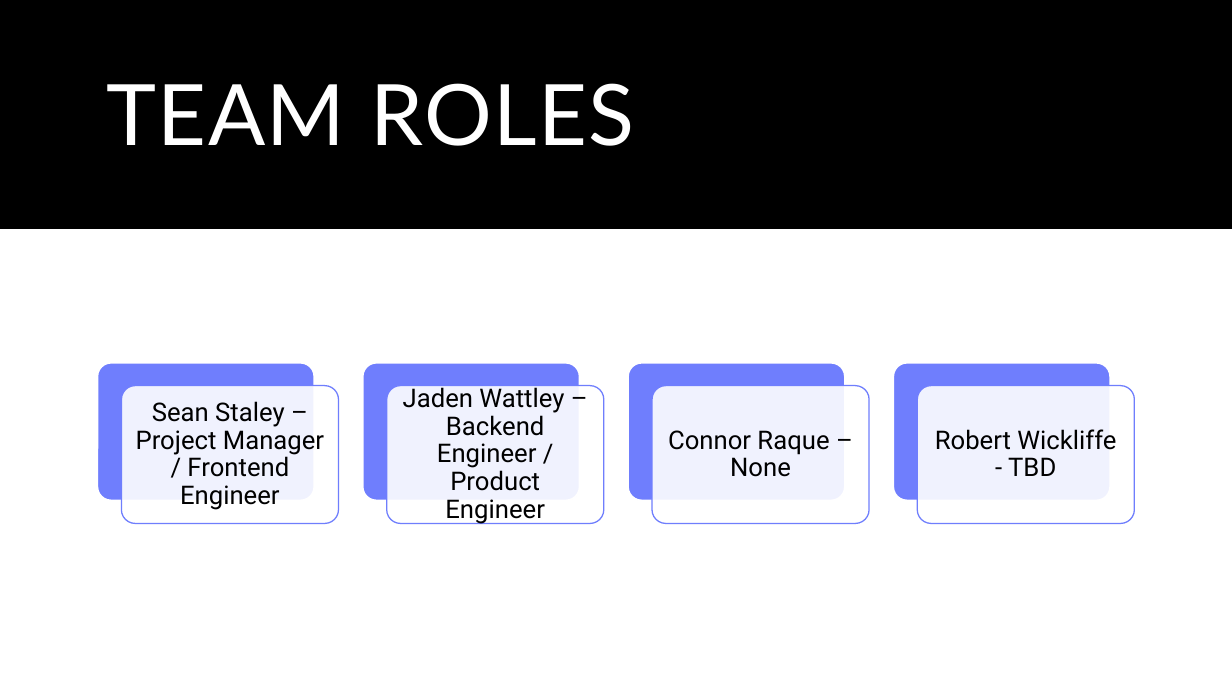
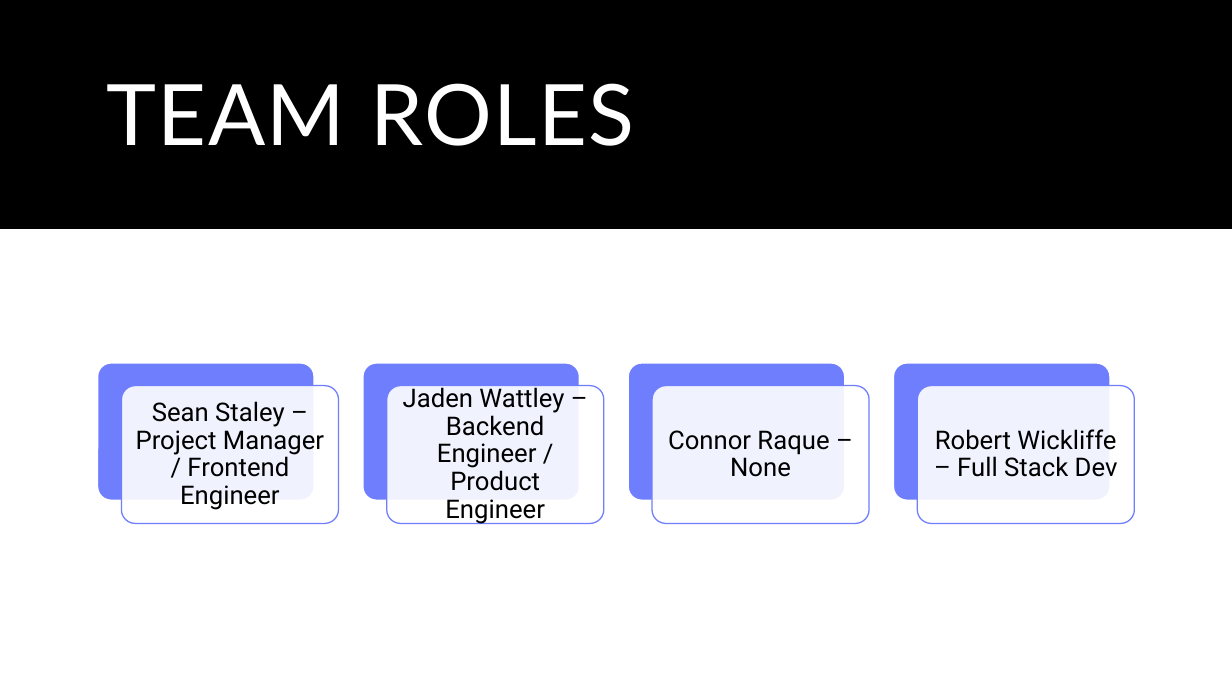
Before and after one commit to SeanStaley21/CSE-350-Team23, a slide deck: slide 11 of homeworks/Homework 1/Homework 1.pptx. Drawn at 1232x693 pixels with LibreOffice and Linux fonts; fonts in the diff are those of the drawing. Boxes give left, top, right and bottom in pixels: in the first picture for what was removed or moved away, otherwise in the second. Text is boxed around its words. In the diff, an @@ line names an element or a change of style, - is before the commit and + after.

Commit message:
Updated robs position in the pres

```diff
--- a/homeworks/Homework 1/Homework 1.pptx
+++ b/homeworks/Homework 1/Homework 1.pptx
@@ text at <box>935,429,1118,477</box>: text changed @@
-Robert Wickliffe - TBD
+Robert Wickliffe – Full Stack Dev
```
